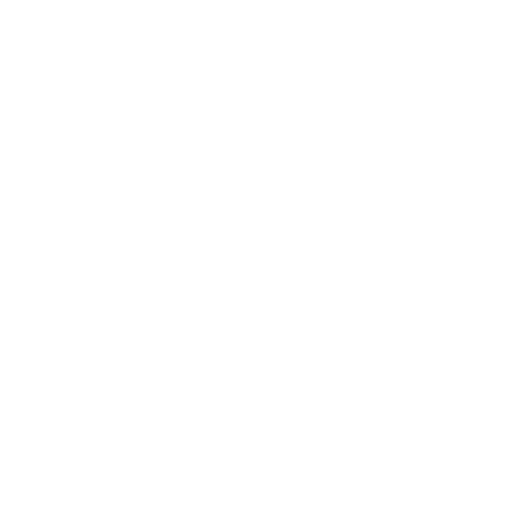
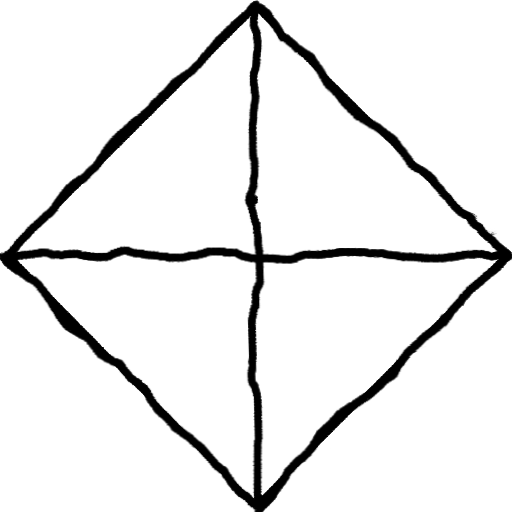
Two versions of the same layered image (512×512). Layer-by-layer changes:
hid "EllipseFill" over 69, 25, 447, 477
showed group "DiamondSprite" (14 layers) over 0, 0, 512, 512
added layer "Layer 3" in group "DiamondSprite" over 3, 5, 509, 512
